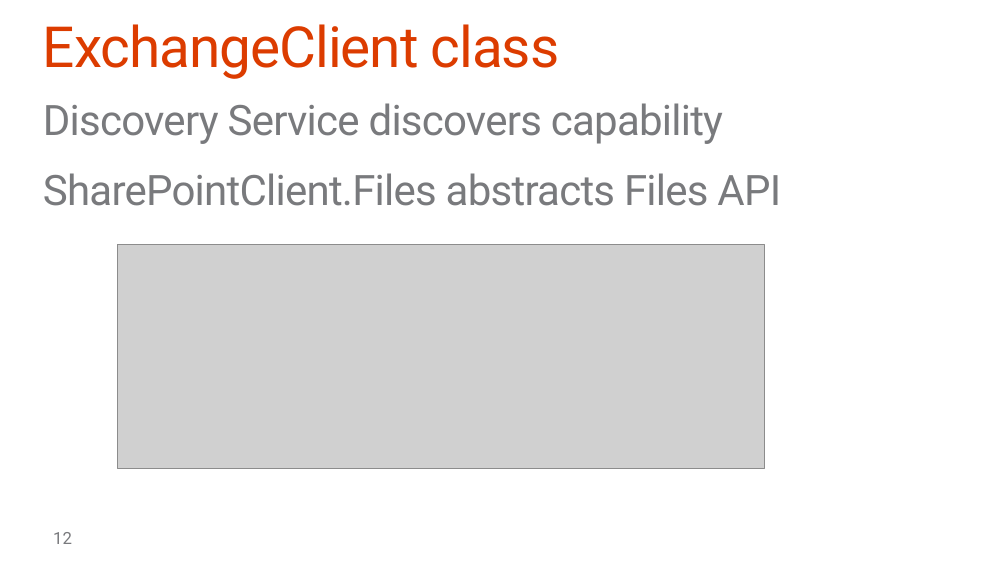
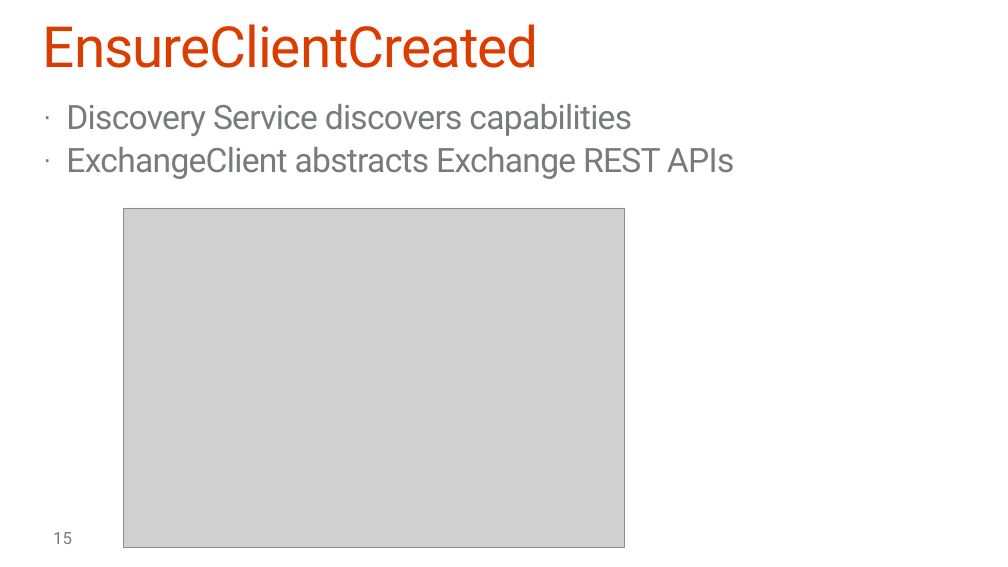
Before and after one commit to OfficeDev/TrainingContent, a slide deck: slide 15 of O3653-2 Deep Dive into Office 365 APIs for Calendar, Mail, and Contacts/O3653-2 Deep Dive into Office 365 APIs for Calendar, Mail, and Contacts.pptx (slide 12 before the commit). Drawn at 1008x567 pixels with LibreOffice and Linux fonts; fonts in the diff are those of the drawing; grey boxes stand for pictures; background and template pictures are left out. Boxes give left, top, right and bottom in pixels: in the first picture for what was removed or moved away, otherwise in the second. Text is boxed around its words. In the diff, an @@ line names an element or a change of style, - is before the commit and + after.

```diff
--- a/O3653-2 Deep Dive into Office 365 APIs for Calendar, Mail, and Contacts/O3653-2 Deep Dive into Office 365 APIs for Calendar, Mail, and Contacts.pptx
+++ b/O3653-2 Deep Dive into Office 365 APIs for Calendar, Mail, and Contacts/O3653-2 Deep Dive into Office 365 APIs for Calendar, Mail, and Contacts.pptx
@@ title at <box>43,24,539,68</box>: text changed @@
-ExchangeClient class
+EnsureClientCreated
@@ text at <box>66,104,734,179</box>: text changed; size 40 to 32 pt @@
-Discovery Service discovers capability
-SharePointClient.Files abstracts Files API
+· Discovery Service discovers capabilities
+· ExchangeClient abstracts Exchange REST APIs
@@ picture: place and size @@
-picture at <box>117,244,765,469</box>
+picture at <box>123,208,625,547</box>
@@ page number at <box>53,532,72,544</box>: text changed @@
-12
+15
```
Also in this commit, not shown: 13 other slides changed, 14 slides added, 7 slides removed, 8 other files.
